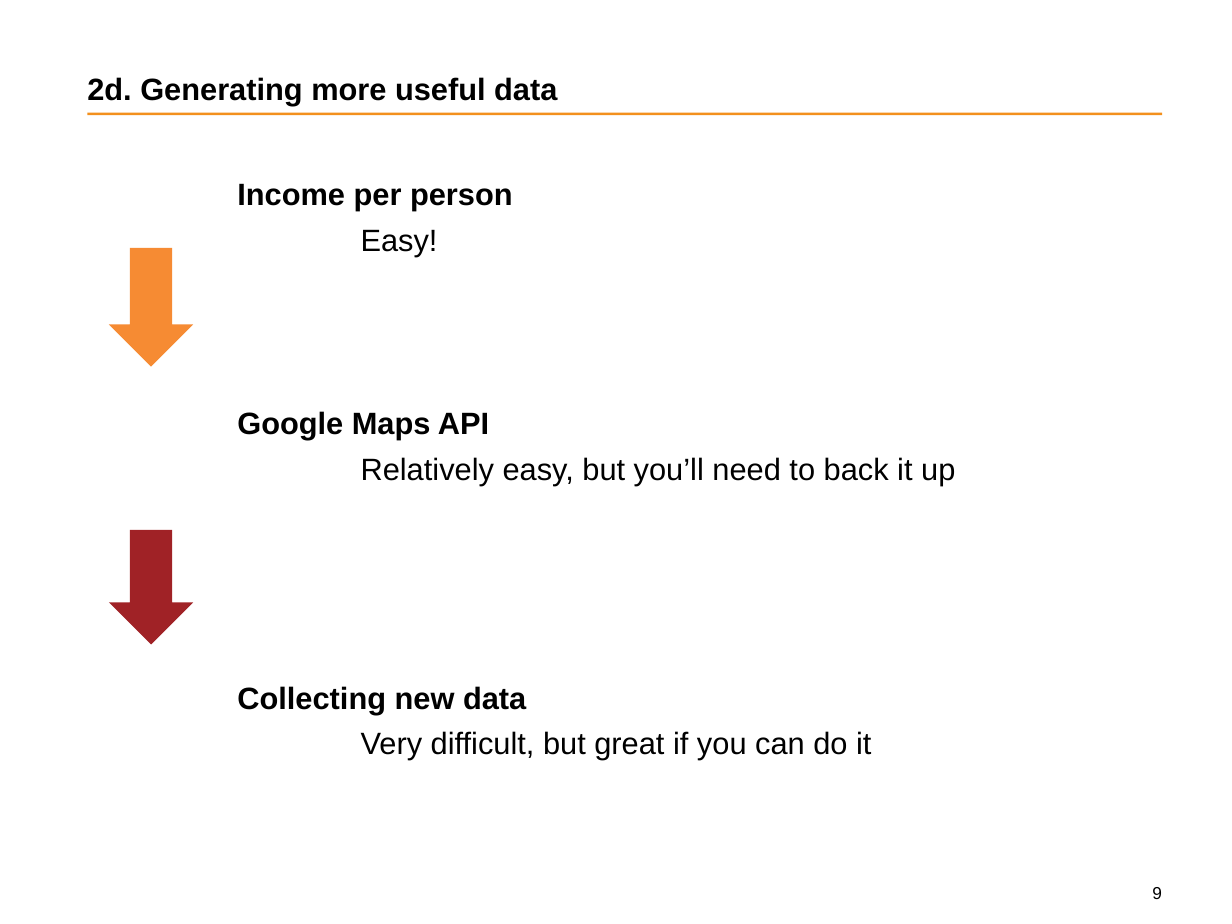
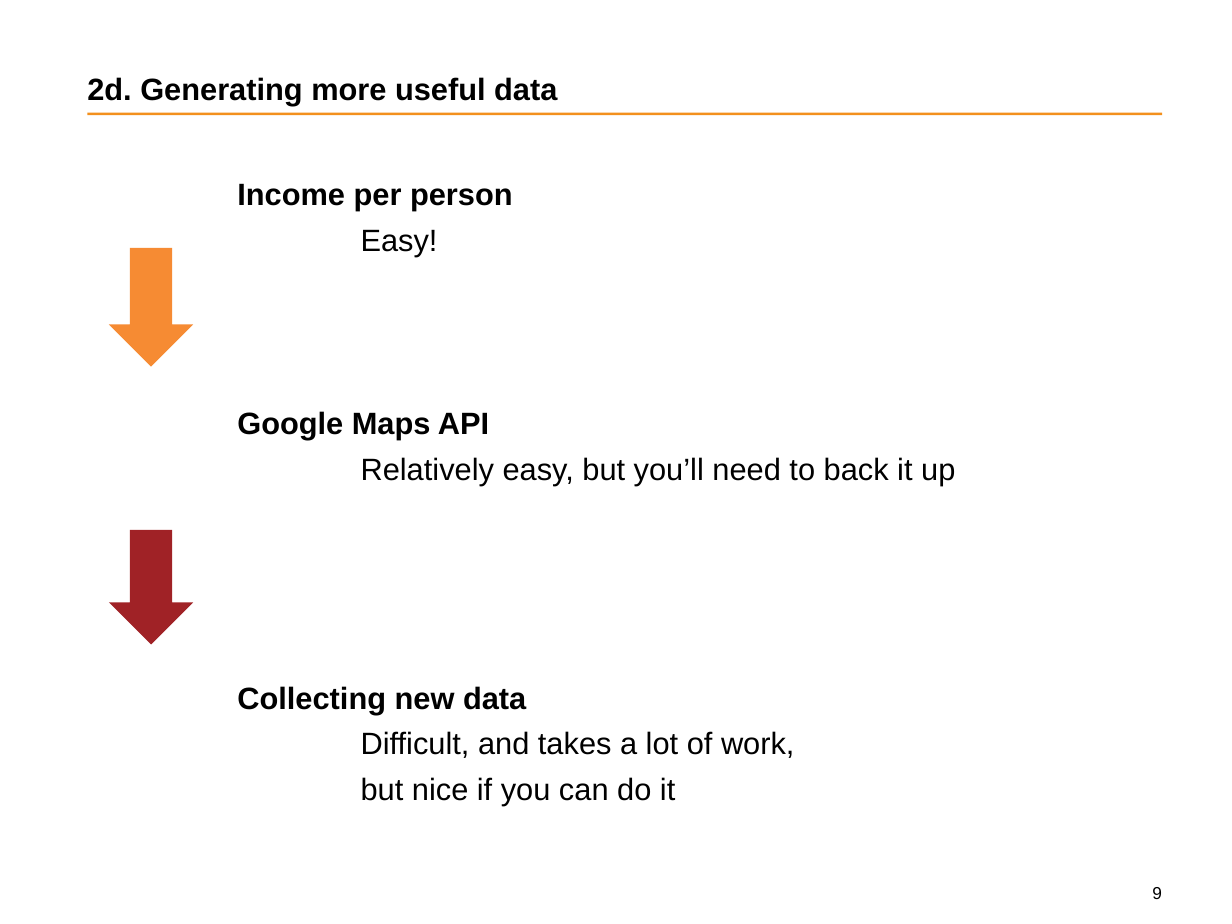
Before and after one commit to wfmackey/dataclass, a slide deck: slide 9 of intern_data_class1806/1_data_class_presentation.pptx. Drawn at 1232x924 pixels with LibreOffice and Linux fonts; fonts in the diff are those of the drawing; background and template pictures are left out. Boxes give left, top, right and bottom in pixels: in the first picture for what was removed or moved away, otherwise in the second. Text is boxed around its words. In the diff, an @@ line names an element or a change of style, - is before the commit and + after.

```diff
--- a/intern_data_class1806/1_data_class_presentation.pptx
+++ b/intern_data_class1806/1_data_class_presentation.pptx
@@ text at (361,731,795,806): text changed @@
-Very difficult, but great if you can do it
+Difficult, and takes a lot of work,
+but nice if you can do it
```
Also in this commit, not shown: 11 other slides changed, 7 other files.
